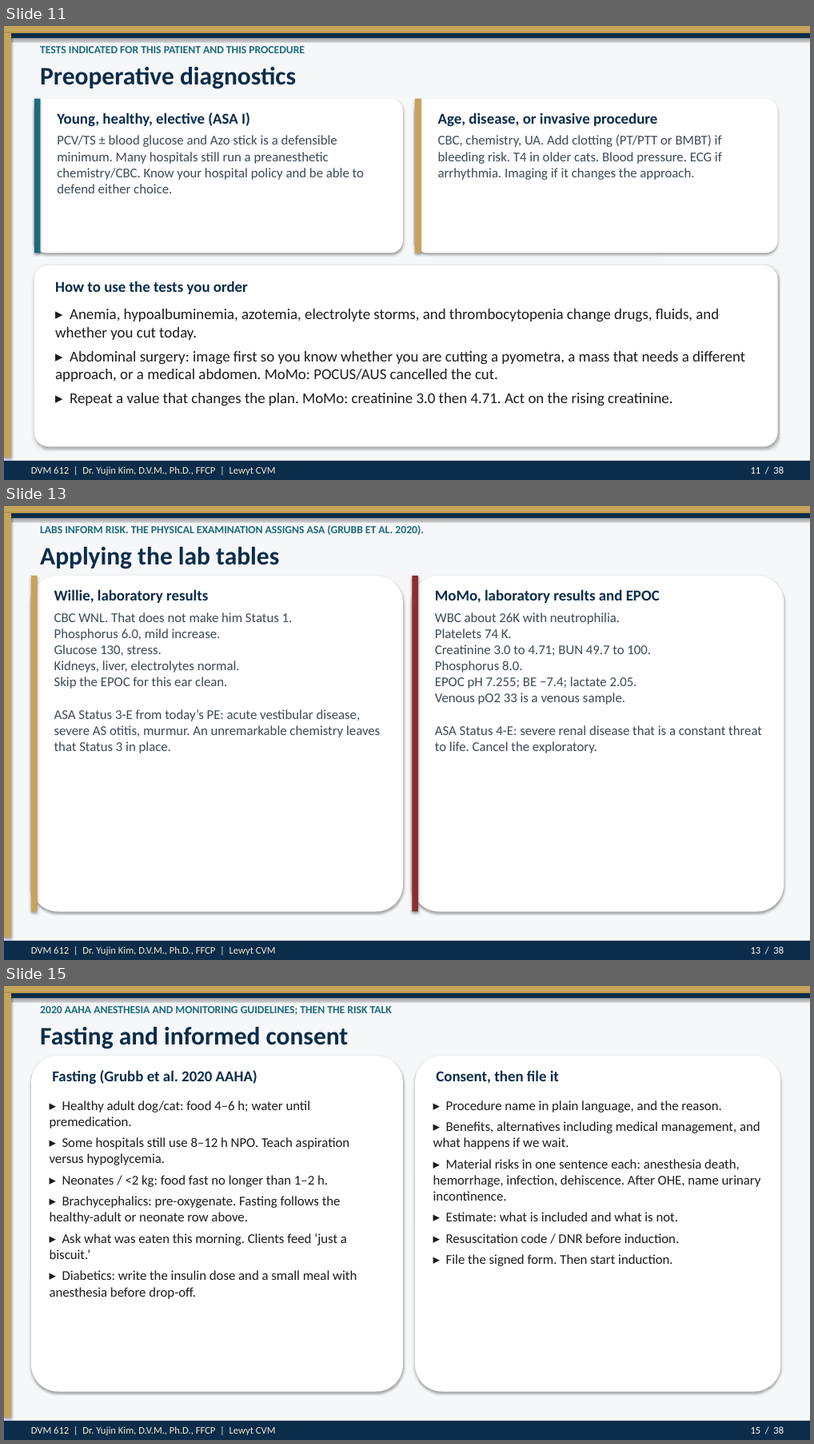
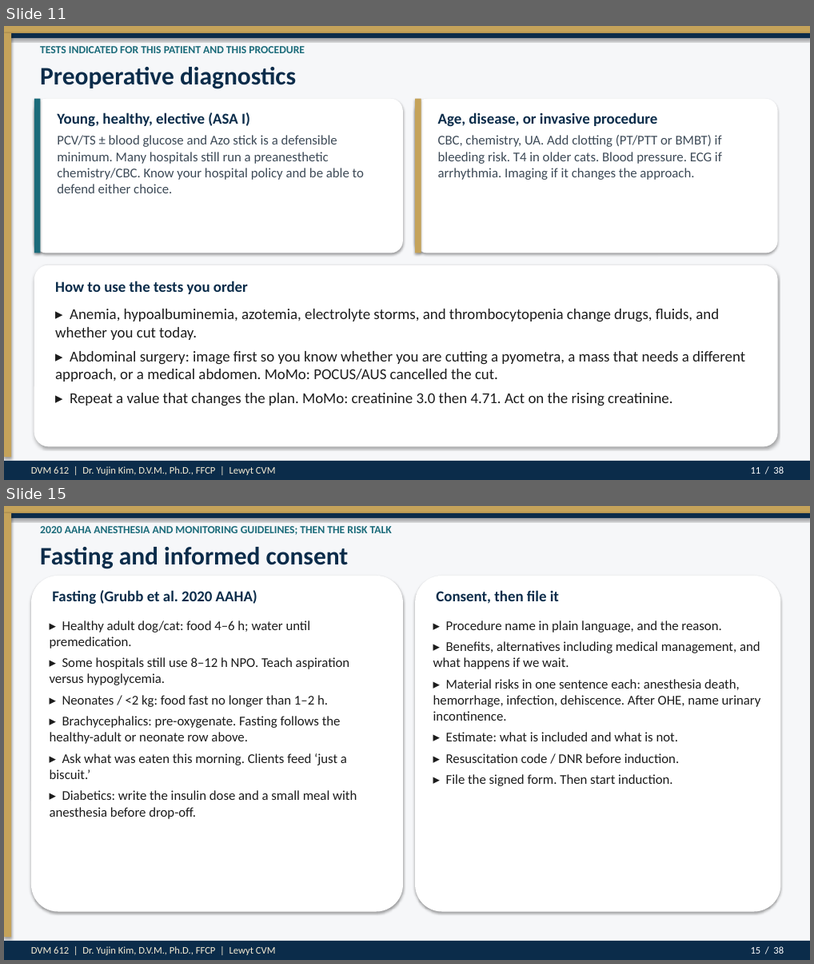
Before and after one commit to drkimvet/happycare, a slide deck: lectures/DVM-612_Week4_Preop_PatientPrep_Postop.pptx. Shown one above the other, each under a label of ours: slides 11, 13 and 15 before the commit, slides 11 and 15 after it; the slides between them are not shown. The pictures are 814x1444 and 814x964 pixels, drawn with LibreOffice and Linux fonts; fonts in the diff are those of the drawing. Boxes give left, top, right and bottom in pixels: in the first picture for what was removed or moved away, otherwise in the second. Text is boxed around its words. In the diff, an @@ line names an element or a change of style, - is before the commit and + after.

```diff
--- a/lectures/DVM-612_Week4_Preop_PatientPrep_Postop.pptx
+++ b/lectures/DVM-612_Week4_Preop_PatientPrep_Postop.pptx
@@ slide 13 removed at bbox=[4, 506, 810, 960], background #FFFFFF @@
@@ rectangle removed at bbox=[4, 506, 810, 960] @@
@@ rectangle removed at bbox=[4, 506, 810, 513] @@
@@ rectangle removed at bbox=[4, 513, 810, 518] @@
@@ rectangle removed at bbox=[4, 513, 11, 936] @@
@@ text removed at bbox=[40, 525, 424, 535] @@
-LABS INFORM RISK. THE PHYSICAL EXAMINATION ASSIGNS ASA (GRUBB ET AL. 2020).
@@ text removed at bbox=[40, 547, 279, 569] @@
-Applying the lab tables
@@ rounded rectangle removed at bbox=[31, 576, 403, 912] @@
@@ rectangle removed at bbox=[31, 576, 38, 912] @@
@@ rounded rectangle removed at bbox=[412, 576, 784, 912] @@
@@ rectangle removed at bbox=[412, 576, 418, 912] @@
@@ text removed at bbox=[54, 589, 208, 603] @@
-Willie, laboratory results
@@ text removed at bbox=[435, 589, 660, 603] @@
-MoMo, laboratory results and EPOC
@@ text removed at bbox=[54, 612, 380, 753] @@
-CBC WNL. That does not make him Status 1.
-Phosphorus 6.0, mild increase.
-Glucose 130, stress.
-Kidneys, liver, electrolytes normal.
-Skip the EPOC for this ear clean.
-ASA Status 3-E from today’s PE: acute vestibular disease, severe AS otitis, murmur. An unremarkable chemistry leaves that Status 3 in place.
@@ text removed at bbox=[435, 612, 762, 753] @@
-WBC about 26K with neutrophilia.
-Platelets 74 K.
-Creatinine 3.0 to 4.71; BUN 49.7 to 100.
-Phosphorus 8.0.
-EPOC pH 7.255; BE −7.4; lactate 2.05.
-Venous pO2 33 is a venous sample.
-ASA Status 4-E: severe renal disease that is a constant threat to life. Cancel the exploratory.
@@ rectangle removed at bbox=[4, 940, 810, 960] @@
@@ text removed at bbox=[31, 946, 276, 955] @@
-DVM 612 | Dr. Yujin Kim, D.V.M., Ph.D., FFCP | Lewyt CVM
@@ text removed at bbox=[751, 946, 784, 953] @@
-13 / 38
```
Also in this commit, not shown: 11 slides changed, 1 slide added, 2 other files.
